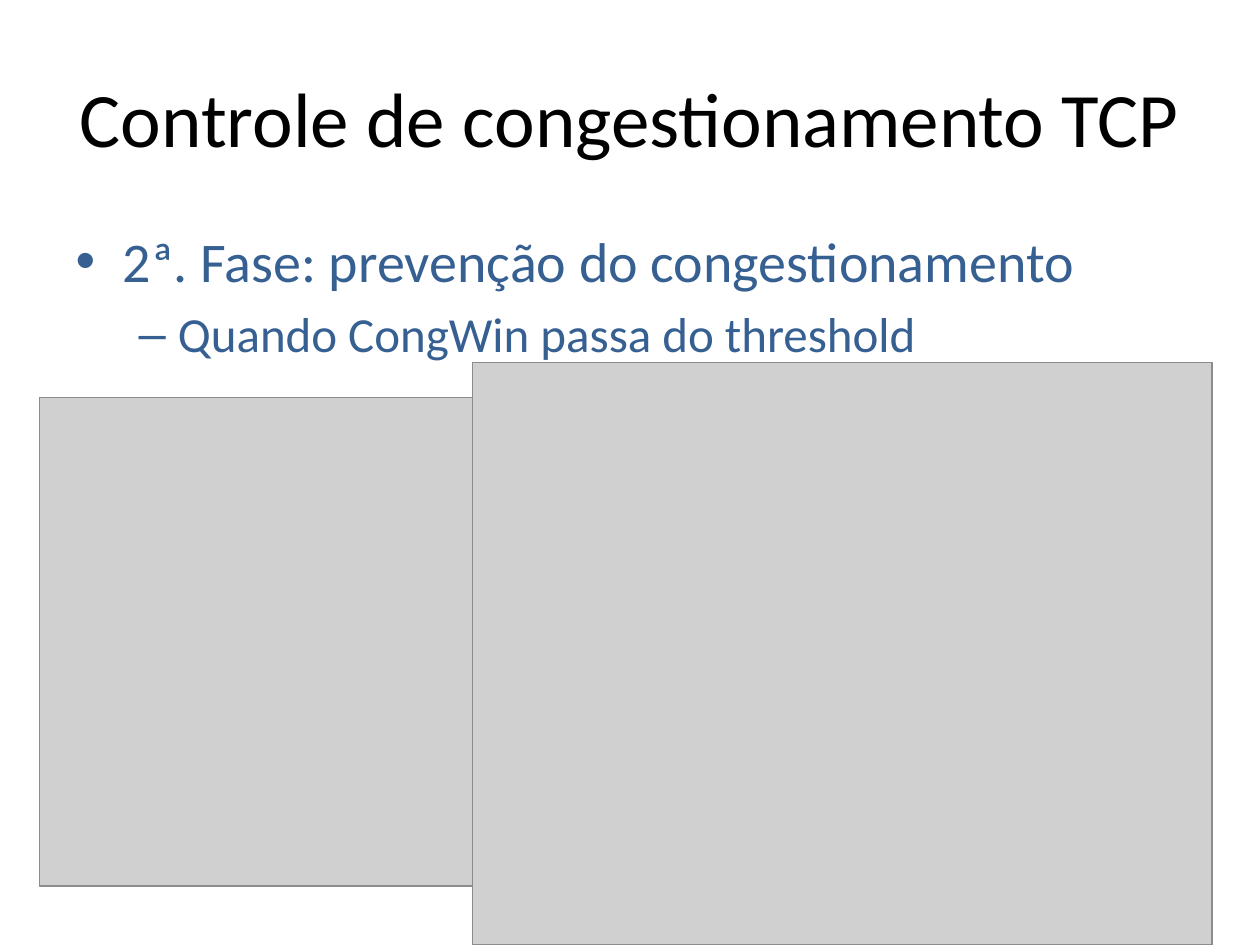
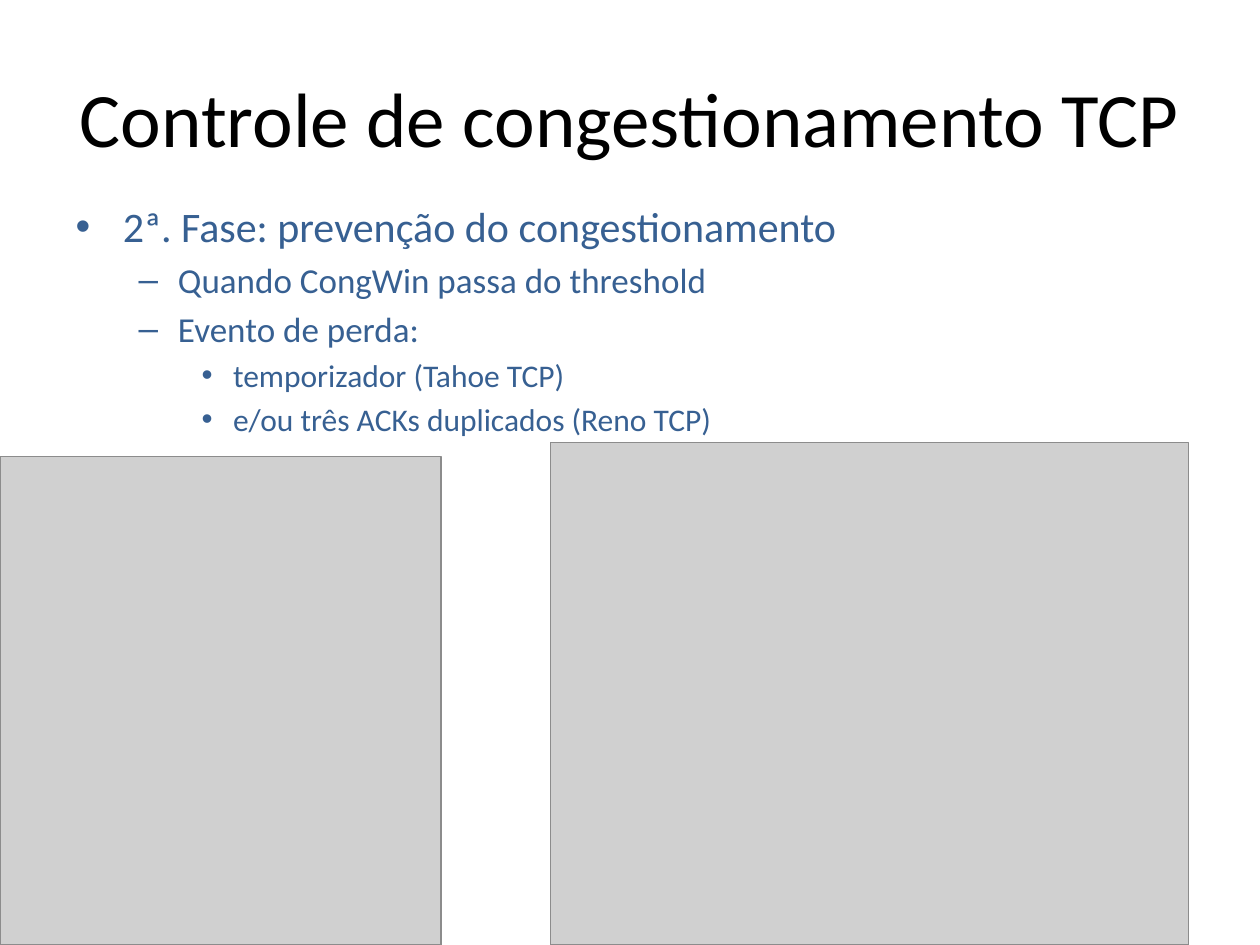
Before and after one commit to niviaquental/niviaquental.github.io, a slide deck: slide 14 of Presentations/Aula06-Transporte-TCP-Controle/06-Transporte-TCP-Controle.pptx. Drawn at 1260x945 pixels with LibreOffice and Linux fonts; fonts in the diff are those of the drawing; grey boxes stand for pictures; background and template pictures are left out. Boxes give left, top, right and bottom in pixels: in the first picture for what was removed or moved away, otherwise in the second. Text is boxed around its words. In the diff, an @@ line names an element or a change of style, - is before the commit and + after.

Commit message:
Aula06-Transporte-TCP-Controle

```diff
--- a/Presentations/Aula06-Transporte-TCP-Controle/06-Transporte-TCP-Controle.pptx
+++ b/Presentations/Aula06-Transporte-TCP-Controle/06-Transporte-TCP-Controle.pptx
@@ text "2ª. Fase: prevenção do congestionamento": place and size @@
-text "2ª. Fase: prevenção do congestionamento" at box(123, 243, 1074, 364)
+text "2ª. Fase: prevenção do congestionamento" at box(123, 213, 837, 436)
@@ text at box(123, 213, 837, 299): size 32 to 24 pt in "2ª. Fase: prevenção do congestionamento"; size 28 to 20 pt in "Quando CongWin passa do threshold"; less space between paragraphs @@
@@ text at box(178, 317, 711, 436): paragraphs added @@
+  – Evento de perda:
+    • temporizador (Tahoe TCP)
+    • e/ou três ACKs duplicados (Reno TCP)
@@ picture: place and size @@
-picture at box(472, 363, 1212, 945)
+picture at box(551, 442, 1188, 945)
@@ picture: place and size @@
-picture at box(39, 398, 480, 887)
+picture at box(0, 456, 441, 945)
```
Also in this commit, not shown: 4 other slides changed, 2 other files.
